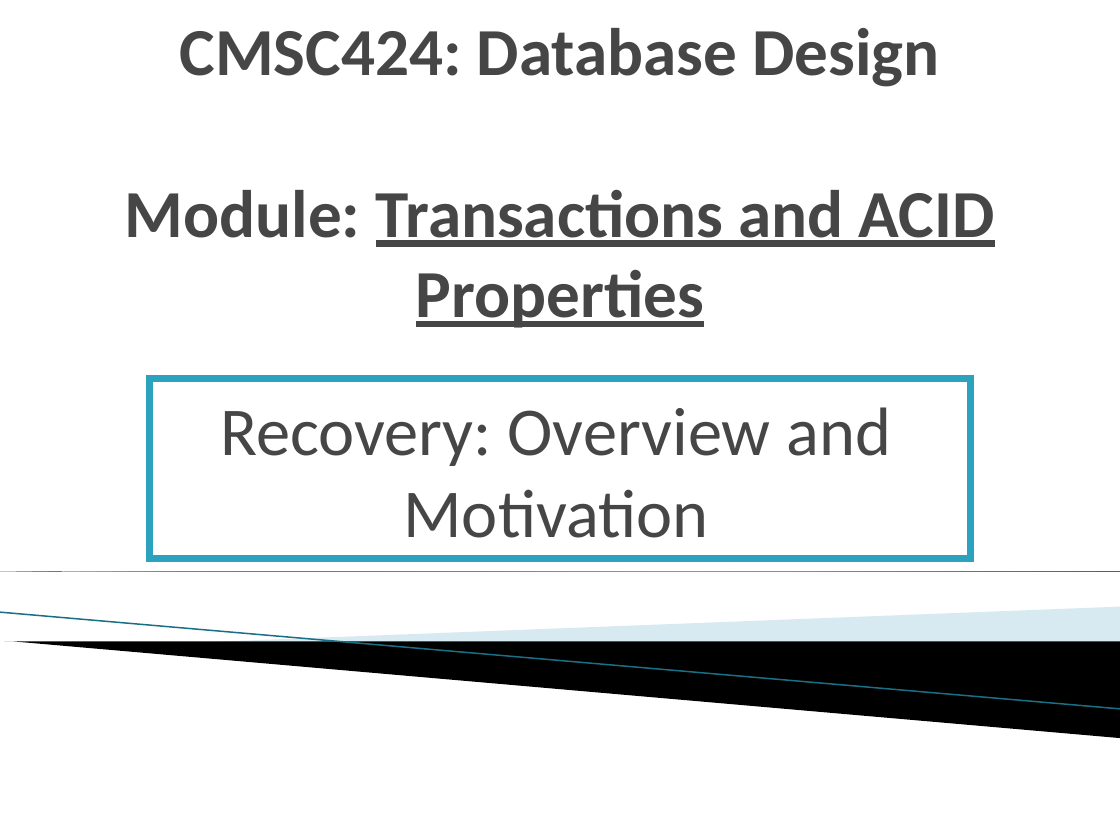
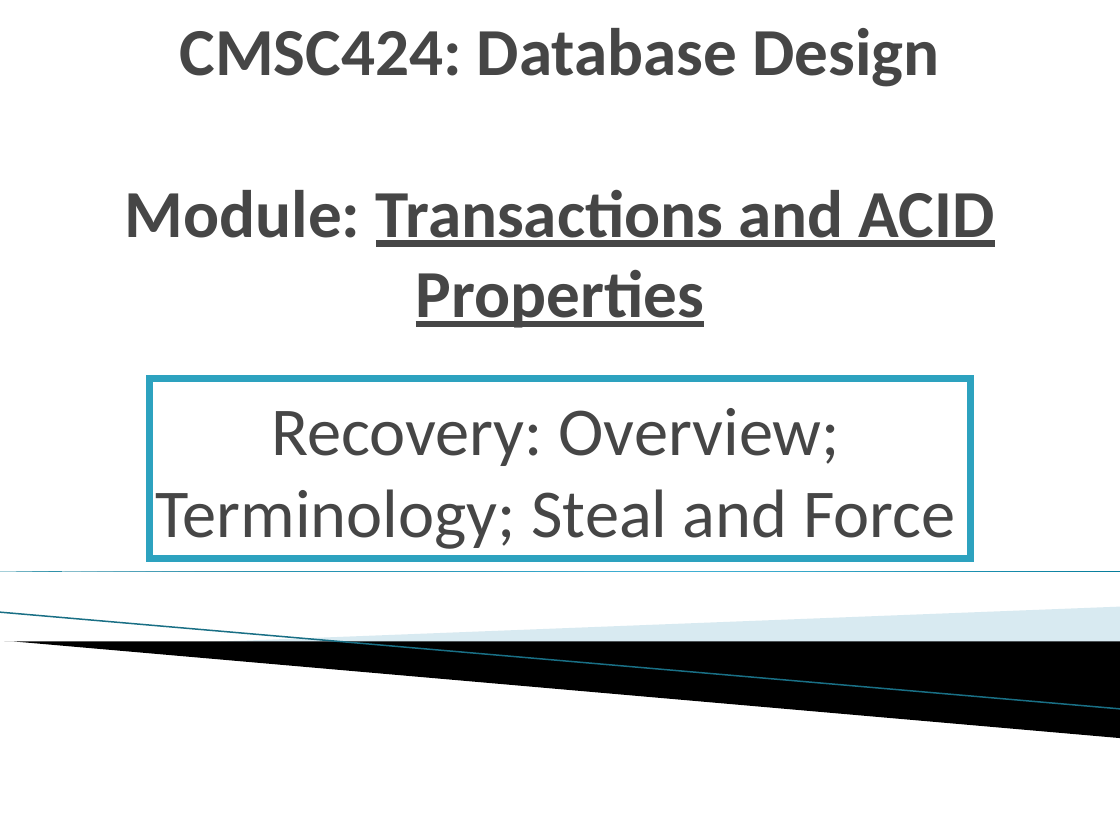
Before and after one commit to umddb/cmsc424-fall2021, a slide deck: slide 105 of Slides/06-Transactions.pptx. Drawn at 1120x840 pixels with LibreOffice and Linux fonts; fonts in the diff are those of the drawing; background and template pictures are left out. Boxes give left, top, right and bottom in pixels: in the first picture for what was removed or moved away, otherwise in the second. Text is boxed around its words. In the diff, an @@ line names an element or a change of style, - is before the commit and + after.

```diff
--- a/Slides/06-Transactions.pptx
+++ b/Slides/06-Transactions.pptx
@@ text in rectangle at (155, 408, 955, 549): text changed @@
-Recovery: Overview and Motivation
+Recovery: Overview; Terminology; Steal and Force
```
Also in this commit, not shown: 1 other slide changed, 1 slide added, 2 slides removed.
